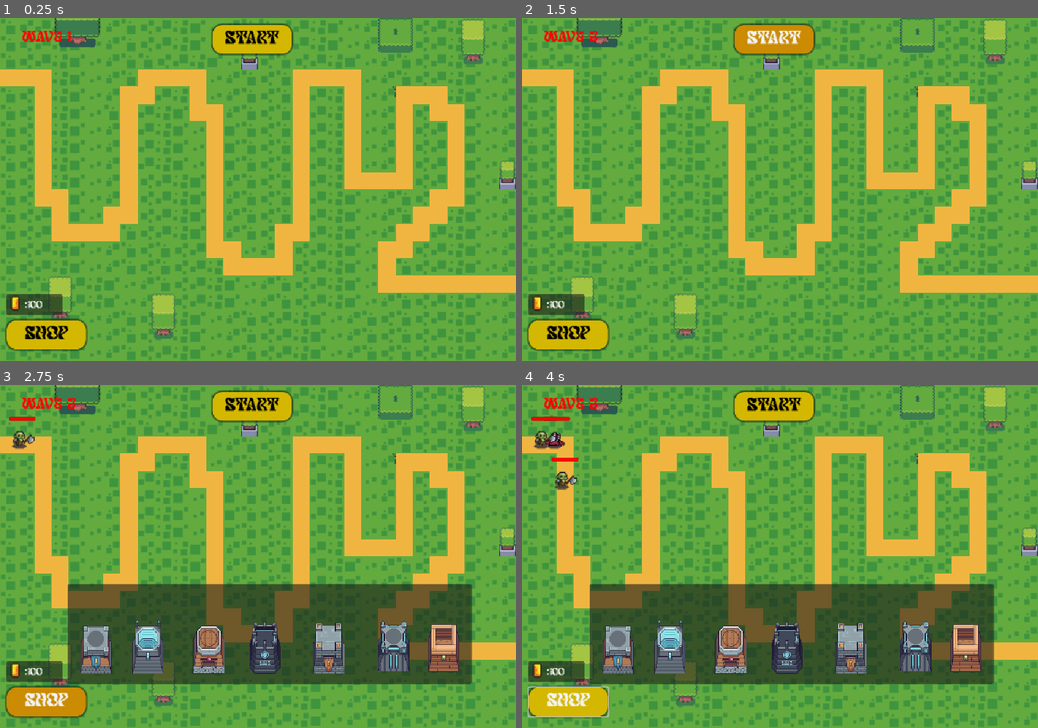
Above: before the commit, frames 1-4 (two rows, left to right).
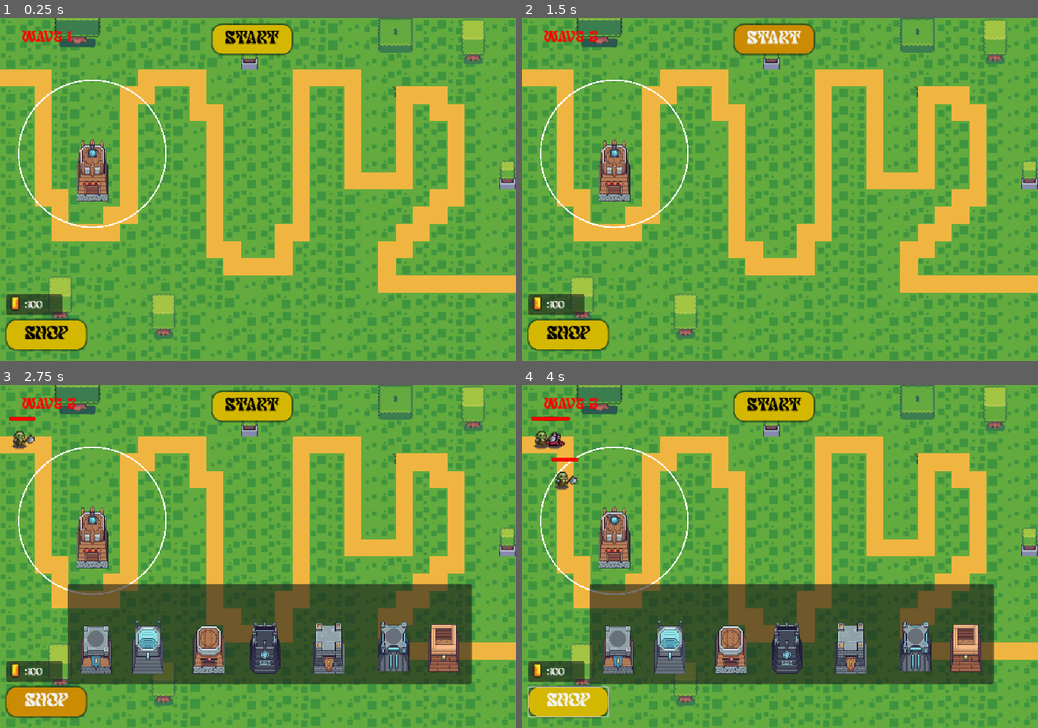
Above: after the commit, the same moments.

Repository: NNKD-Kevin/tower-defense
Game: Godot game, scene res://scenes/main.tscn
Same seed, same stepped clock (60 frames per second), same inputs: the game is played once before the commit and once after it.
Inputs (mouse positions are in pixels of both pictures, inside the frame that each line leads up to):
- Up to frame 1 (0.25 s): no input
- Up to frame 2 (1.5 s): click "Start" at 0.5 s; click "Start" at 1.25 s
- Up to frame 3 (2.75 s): click "Shop" at 2 s
- Up to frame 4 (4 s): tap Enter at 2.75 s; move the mouse to (893, 539) at 2.77 s; hold Right 2.78-3.53 s; tap Space (spawn) at 2.85 s; click (893, 539) at 2.92 s; move the mouse to (676, 573) at 3.52 s; hold Down from 3.53 s (still down); tap Alt at 3.6 s

The runs differ from the first frame. In frame 1, 1.4% of the frame differs, in the area x 3-33%, y 18-62%; in frame 2, 1.4%; in frame 3, 1.4%; in frame 4, 1.4%.

Commit message:
add images for tower 3

Diff:
--- a/tower-defense/scenes/tower.tscn
+++ b/tower-defense/scenes/tower.tscn
@@ -4,8 +4,6 @@
 [ext_resource type="Script" uid="uid://brm73vxw8kd0y" path="res://scripts/tower.gd" id="1_ay4al"]
 [ext_resource type="Texture2D" uid="uid://1yqmsdfks4wl" path="res://assets/towers/Tower 02.png" id="3_jfguu"]
 [ext_resource type="Texture2D" uid="uid://vcd8f5msjo5s" path="res://assets/towers/Tower_01_weapons/Tower 01 - Level 01 - Weapon.png" id="3_ktxwe"]
-[ext_resource type="Texture2D" uid="uid://pij2urx2oxje" path="res://assets/towers/Tower_01_weapons/Tower 01 - Level 02 - Weapon.png" id="5_jfguu"]
-[ext_resource type="Texture2D" uid="uid://6kd5dtlcx41d" path="res://assets/towers/Tower_01_weapons/Tower 01 - Level 03 - Weapon.png" id="6_85u2j"]
 [ext_resource type="Texture2D" uid="uid://xi68nacmkowb" path="res://assets/towers/Tower 03.png" id="4_vqps3"]
 [ext_resource type="Texture2D" uid="uid://ivggd5n5ov07" path="res://assets/towers/Tower 05.png" id="5_64n81"]
 [ext_resource type="Texture2D" uid="uid://da7m8in628uc6" path="res://assets/towers/Tower_02_weapons/Tower 02 - Level 01 - Projectile - Impact.png" id="5_85u2j"]
@@ -155,7 +153,13 @@
 }, {
 "frames": [{
 "duration": 1.0,
-"texture": SubResource("AtlasTexture_i2ndj")
+"texture": SubResource("AtlasTexture_64n81")
+}, {
+"duration": 1.0,
+"texture": SubResource("AtlasTexture_cv1yq")
+}, {
+"duration": 1.0,
+"texture": SubResource("AtlasTexture_smghw")
 }],
 "loop": 1,
 "name": &"3_1",
@@ -298,62 +302,6 @@
 atlas = ExtResource("3_ktxwe")
 region = Rect2(96, 0, 96, 96)
 
-[sub_resource type="AtlasTexture" id="AtlasTexture_i2ndj"]
-atlas = ExtResource("5_jfguu")
-region = Rect2(192, 0, 96, 96)
-
-[sub_resource type="AtlasTexture" id="AtlasTexture_2vbvo"]
-atlas = ExtResource("5_jfguu")
-region = Rect2(192, 0, 96, 96)
-
-[sub_resource type="AtlasTexture" id="AtlasTexture_64n81"]
-atlas = ExtResource("5_jfguu")
-region = Rect2(288, 0, 96, 96)
-
-[sub_resource type="AtlasTexture" id="AtlasTexture_kw3tj"]
-atlas = ExtResource("5_jfguu")
-region = Rect2(384, 0, 96, 96)
-
-[sub_resource type="AtlasTexture" id="AtlasTexture_k6fnl"]
-atlas = ExtResource("5_jfguu")
-region = Rect2(480, 0, 96, 96)
-
-[sub_resource type="AtlasTexture" id="AtlasTexture_3hems"]
-atlas = ExtResource("5_jfguu")
-region = Rect2(0, 0, 96, 96)
-
-[sub_resource type="AtlasTexture" id="AtlasTexture_xxmqw"]
-atlas = ExtResource("5_jfguu")
-region = Rect2(96, 0, 96, 96)
-
-[sub_resource type="AtlasTexture" id="AtlasTexture_xh8a6"]
-atlas = ExtResource("6_85u2j")
-region = Rect2(192, 0, 96, 96)
-
-[sub_resource type="AtlasTexture" id="AtlasTexture_v1bxd"]
-atlas = ExtResource("6_85u2j")
-region = Rect2(192, 0, 96, 96)
-
-[sub_resource type="AtlasTexture" id="AtlasTexture_cjdug"]
-atlas = ExtResource("6_85u2j")
-region = Rect2(288, 0, 96, 96)
-
-[sub_resource type="AtlasTexture" id="AtlasTexture_dyfdg"]
-atlas = ExtResource("6_85u2j")
-region = Rect2(384, 0, 96, 96)
-
-[sub_resource type="AtlasTexture" id="AtlasTexture_0mydw"]
-atlas = ExtResource("6_85u2j")
-region = Rect2(480, 0, 96, 96)
-
-[sub_resource type="AtlasTexture" id="AtlasTexture_5w5c7"]
-atlas = ExtResource("6_85u2j")
-region = Rect2(0, 0, 96, 96)
-
-[sub_resource type="AtlasTexture" id="AtlasTexture_5cf1d"]
-atlas = ExtResource("6_85u2j")
-region = Rect2(96, 0, 96, 96)
-
 [sub_resource type="AtlasTexture" id="AtlasTexture_kw3tj"]
 atlas = ExtResource("6_qfw7u")
 region = Rect2(0, 48, 48, 48)
@@ -641,7 +589,7 @@
 "texture": SubResource("AtlasTexture_xl0gn")
 }],
 "loop": 0,
-"name": &"1_1",
+"name": &"1",
 "speed": 5.0
 }, {
 "frames": [{
@@ -667,72 +615,15 @@
 "texture": SubResource("AtlasTexture_xl0gn")
 }],
 "loop": 0,
-"name": &"1_1fire",
+"name": &"1fire",
 "speed": 10.0
 }, {
 "frames": [{
 "duration": 1.0,
 "texture": SubResource("AtlasTexture_kw3tj")
-}{
-"duration": 1.0,
-"texture": SubResource("AtlasTexture_i2ndj")
-}],
-"loop": 1,
-"name": &"1_2",
-"speed": 5.0
-}, {
-"frames": [{
-"duration": 1.0,
-"texture": SubResource("AtlasTexture_2vbvo")
-}, {
-"duration": 1.0,
-"texture": SubResource("AtlasTexture_64n81")
-}, {
-"duration": 1.0,
-"texture": SubResource("AtlasTexture_kw3tj")
-}, {
-"duration": 1.0,
-"texture": SubResource("AtlasTexture_k6fnl")
-}, {
-"duration": 1.0,
-"texture": SubResource("AtlasTexture_3hems")
-}, {
-"duration": 1.0,
-"texture": SubResource("AtlasTexture_xxmqw")
-}],
-"loop": 1,
-"name": &"1_2fire",
-"speed": 5.0
-}, {
-"frames": [{
-"duration": 1.0,
-"texture": SubResource("AtlasTexture_xh8a6")
-}],
-"loop": 1,
-"name": &"1_3",
-"speed": 5.0
-}, {
-"frames": [{
-"duration": 1.0,
-"texture": SubResource("AtlasTexture_v1bxd")
-}, {
-"duration": 1.0,
-"texture": SubResource("AtlasTexture_cjdug")
-}, {
-"duration": 1.0,
-"texture": SubResource("AtlasTexture_dyfdg")
-}, {
-"duration": 1.0,
-"texture": SubResource("AtlasTexture_0mydw")
-}, {
-"duration": 1.0,
-"texture": SubResource("AtlasTexture_5w5c7")
-}, {
-"duration": 1.0,
-"texture": SubResource("AtlasTexture_5cf1d")
-}],
-"loop": 1,
-"name": &"1_3fire",
+}],
+"loop": 1,
+"name": &"2",
 "speed": 5.0
 }, {
 "frames": [{
@@ -1019,12 +910,12 @@
 [node name="Base" type="AnimatedSprite2D" parent="." unique_id=1773876083]
 position = Vector2(0, 33)
 sprite_frames = SubResource("SpriteFrames_1vivr")
-animation = &"8_1"
+animation = &"3_3"
 
 [node name="Weapon" type="AnimatedSprite2D" parent="." unique_id=983096380]
 position = Vector2(0, -1)
 sprite_frames = SubResource("SpriteFrames_23jat")
-animation = &"7fire_3fire"
+animation = &"7fire"
 
 [node name="Node" type="Node" parent="." unique_id=1108158349]
 
Not shown: 3 places in tower-defense/scenes/tower.tscn that only renumber resources
